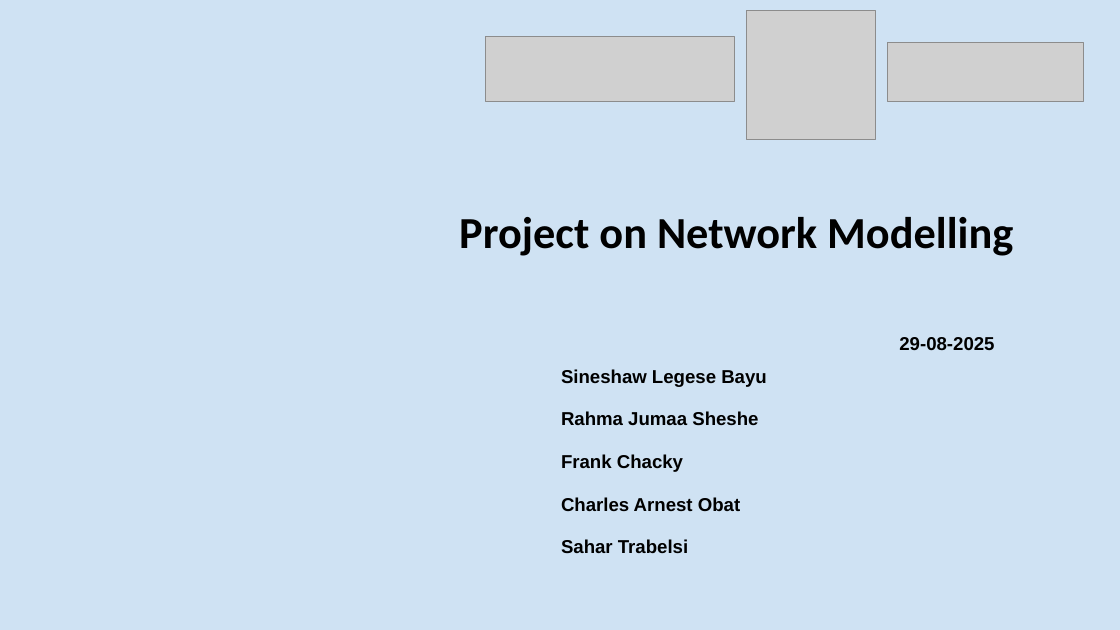
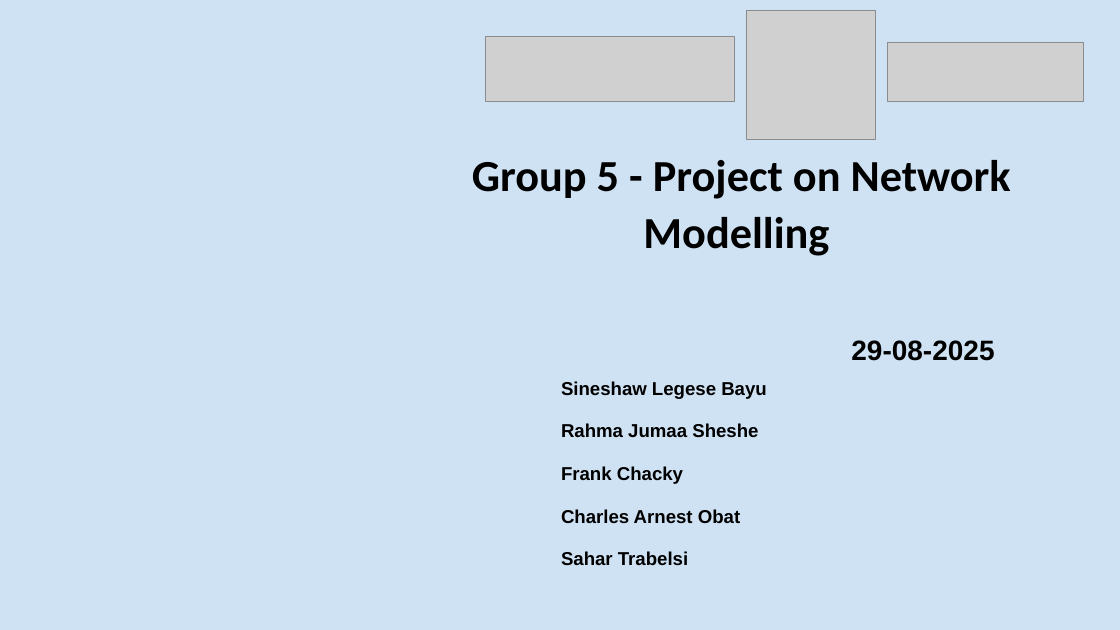
Before and after one commit to sineshawl/Malaria_Training_Network_Modelling, a slide deck: slide 1 of Mathematical Modelling Project - Group 5.pptx. Drawn at 1120x630 pixels with LibreOffice and Linux fonts; fonts in the diff are those of the drawing; grey boxes stand for pictures. Boxes give left, top, right and bottom in pixels: in the first picture for what was removed or moved away, otherwise in the second. Text is boxed around its words. In the diff, an @@ line names an element or a change of style, - is before the commit and + after.

```diff
--- a/Mathematical Modelling Project - Group 5.pptx
+++ b/Mathematical Modelling Project - Group 5.pptx
@@ text at (x1=472, y1=160, x2=1011, y2=256): text changed @@
-Project on Network Modelling
+Group 5 - Project on Network Modelling
@@ text at (x1=851, y1=340, x2=994, y2=361): size 16 to 24 pt in "29-08-2025" @@
```
Also in this commit, not shown: 2 other slides changed, 14 slides added, 5 slides removed, 7 other files.
